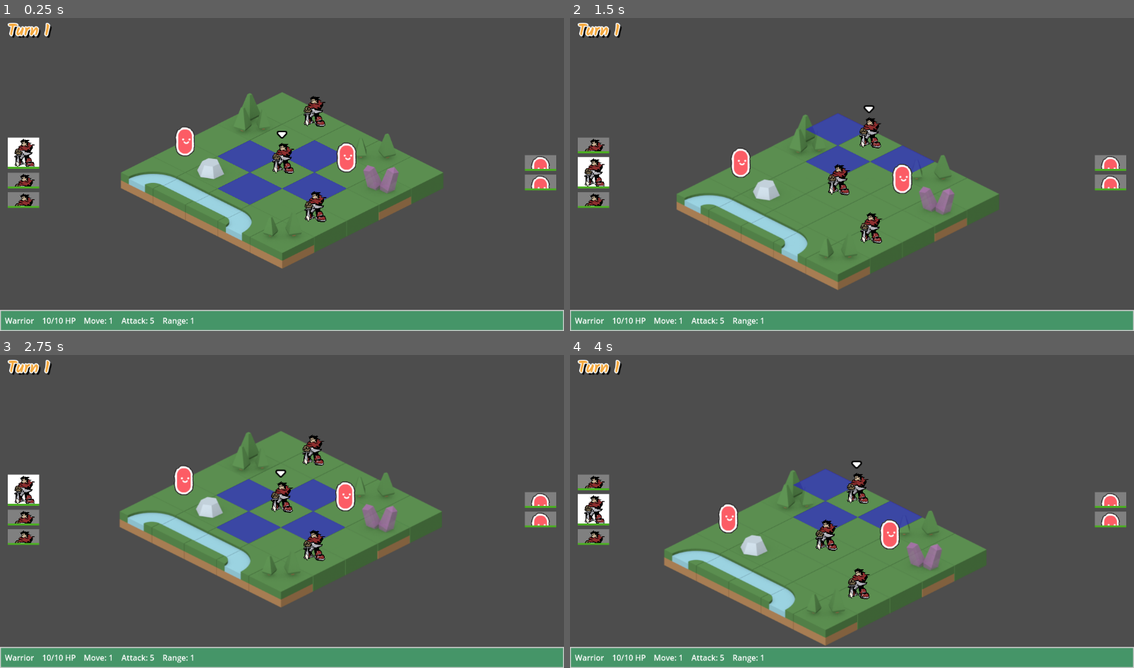
Above: before the commit, frames 1-4 (two rows, left to right).
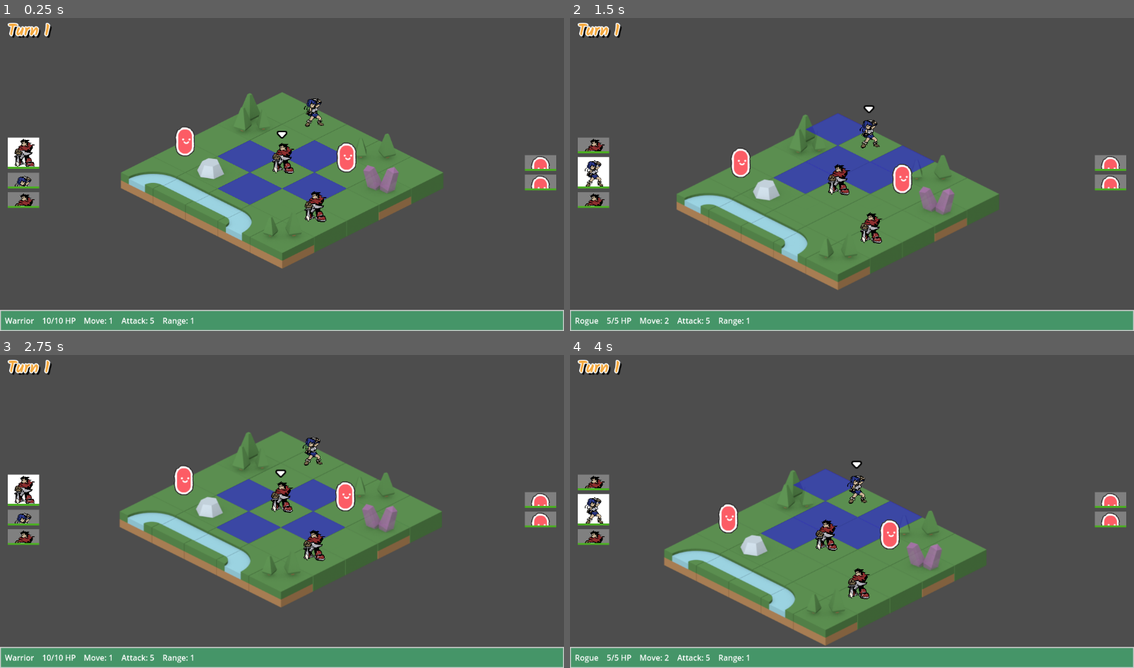
Above: after the commit, the same moments.

Repository: CreatedBySeb/godot-test
Game: Godot game, scene res://scenes/game.tscn
The game is run twice, just before and just after one commit, with the same random seed, the same clock (stepped at 60 frames per second) and the same inputs.
Inputs (mouse positions are in pixels of both pictures, inside the frame that each line leads up to):
- Up to frame 1 (0.25 s): no input
- Up to frame 2 (1.5 s): tap Enter at 0.5 s; move the mouse to (976, 155) at 0.52 s; click (976, 155) at 0.6 s; tap Space at 1.25 s; move the mouse to (739, 187) at 1.27 s; tap E (select_next_unit) at 1.35 s
- Up to frame 3 (2.75 s): move the mouse to (338, 439) at 2.02 s; tap Q (select_prev_unit) at 2.1 s
- Up to frame 4 (4 s): move the mouse to (823, 574) at 2.77 s; click (823, 574) at 2.85 s; move the mouse to (1021, 558) at 3.52 s; tap E (select_next_unit) at 3.6 s

The runs differ from the first frame. In frame 1, 0.3% of the frame differs, in the area x 2-58%, y 25-54%; in frame 2, 2.0%, in the area x 0-58%, y 31-99%; in frame 3, 0.3%; in frame 4, 2.0%.

Commit message:
Add rogue class

Diff:
--- /dev/null
+++ b/classes/rogue_class.tres
@@ -0,0 +1,13 @@
+[gd_resource type="Resource" script_class="UnitClass" load_steps=3 format=3 uid="uid://c3530kaypsr7i"]
+
+[ext_resource type="Script" path="res://scripts/UnitClass.gd" id="1_7j363"]
+[ext_resource type="Texture2D" uid="uid://ckjtbgf6ogx7y" path="res://assets/rogue.png" id="2_glthv"]
+
+[resource]
+script = ExtResource("1_7j363")
+base_attack = 5
+base_attack_range = 1
+max_health = 5
+move_range = 2
+name = "Rogue"
+sprite = ExtResource("2_glthv")
--- a/scenes/game.tscn
+++ b/scenes/game.tscn
@@ -9,6 +9,7 @@
 [ext_resource type="Texture2D" uid="uid://sn3ol1dxmjr4" path="res://assets/tactics-overlay.png" id="5_1sfwv"]
 [ext_resource type="Script" path="res://scripts/ActionOverlay.gd" id="7_cf01m"]
 [ext_resource type="Resource" uid="uid://b1f4lgpoh1t2w" path="res://classes/enemy_warrior_class.tres" id="9_4ilro"]
+[ext_resource type="Resource" uid="uid://c3530kaypsr7i" path="res://classes/rogue_class.tres" id="9_22ed4"]
 
 [sub_resource type="TileSetAtlasSource" id="TileSetAtlasSource_vsvau"]
 texture = ExtResource("1_rke4c")
@@ -178,6 +179,7 @@
 
 [node name="Unit2" parent="." instance=ExtResource("2_8kbpk")]
 position = Vector2(64, -96)
+unit_class = ExtResource("9_22ed4")
 
 [node name="Unit3" parent="." instance=ExtResource("2_8kbpk")]
 position = Vector2(66, 99)
Binary file added: assets/rogue.png
Not shown, added: assets/rogue.png.import
Not shown: 1 places in scenes/game.tscn that only renumber resources
